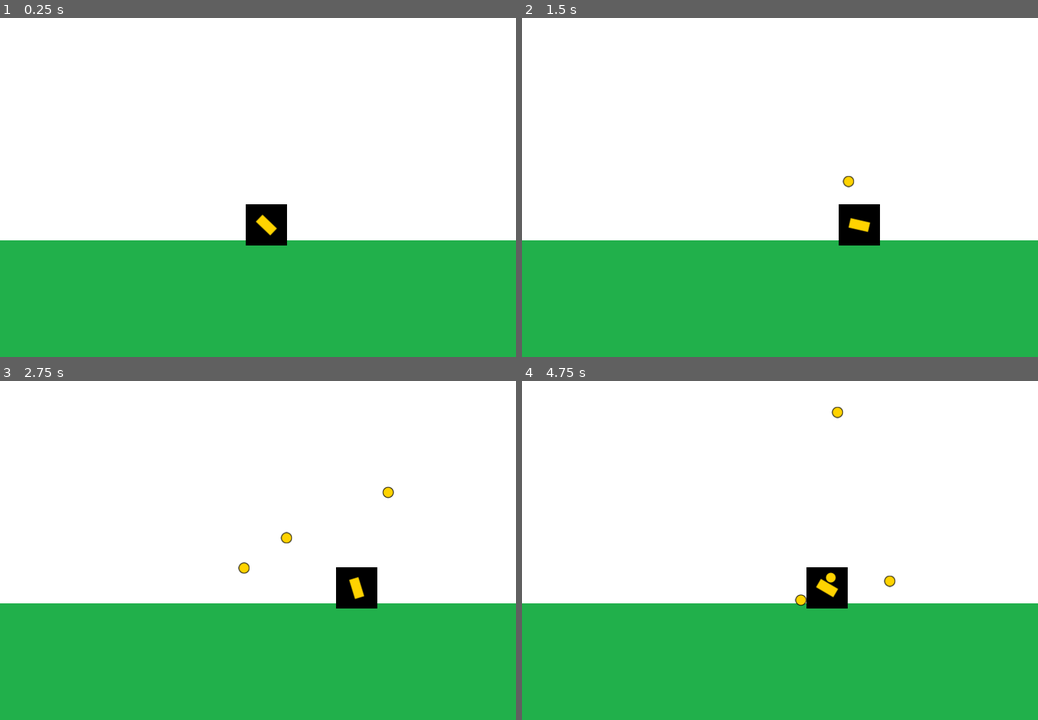
Above: before the commit, frames 1-4 (two rows, left to right).
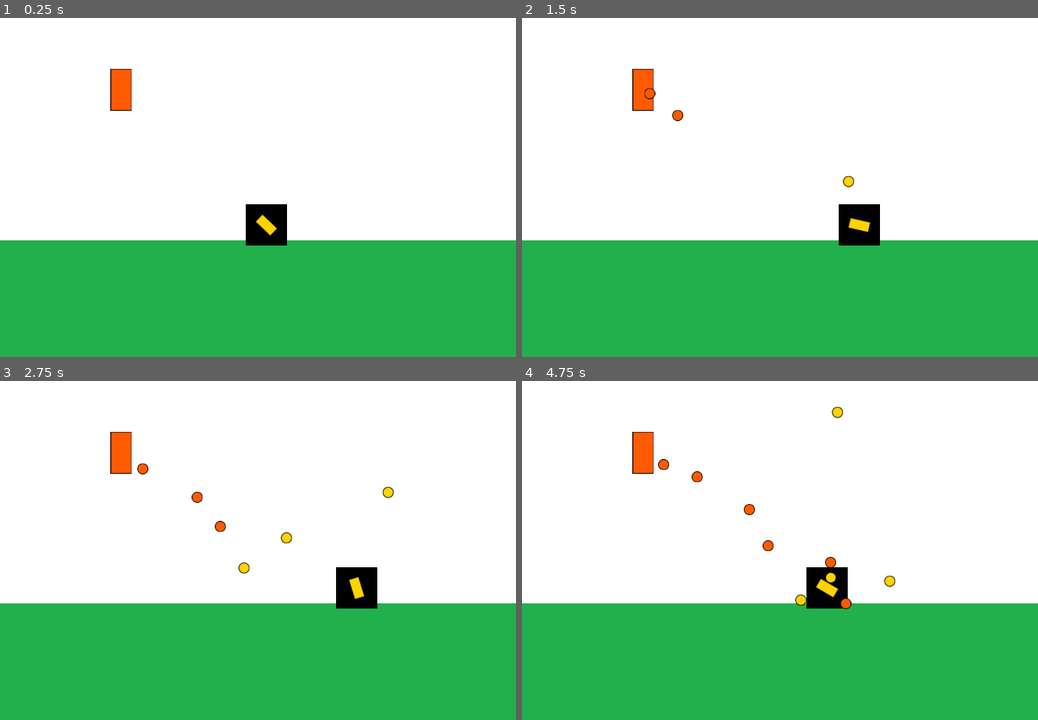
Above: after the commit, the same moments.

Repository: pasqualegabriel/VideoJuegos
Game: Godot game, scene res://Main.tscn
Two runs of this game, one before a commit and one after it. Both use one fixed random seed, a clock stepped at 60 frames per second and the inputs below.
Inputs (mouse positions are in pixels of both pictures, inside the frame that each line leads up to):
- Up to frame 1 (0.25 s): no input
- Up to frame 2 (1.5 s): tap Enter at 0.5 s; move the mouse to (893, 143) at 0.52 s; hold D (move_right) 0.53-1.28 s; click (893, 143) at 0.6 s; tap X (shoot, bound only after the commit) at 0.8, 1.35 s; move the mouse to (676, 184) at 1.27 s; hold A (move_left) from 1.28 s (still down)
- Up to frame 3 (2.75 s): click (154, 547) at 1.55 s; move the mouse to (309, 442) at 2.02 s; release A (move_left) at 2.03 s; hold D (move_right) from 2.03 s (still down); click (309, 442) at 2.1 s; tap X (shoot, bound only after the commit) at 2.3 s
- Up to frame 4 (4.75 s): move the mouse to (754, 604) at 2.77 s; tap X (shoot, bound only after the commit) at 2.85, 3.8, 4.35 s; click (754, 604) at 3.05 s; move the mouse to (934, 584) at 3.52 s; release D (move_right) at 3.53 s; hold A (move_left) from 3.53 s (still down); click (934, 584) at 3.6 s; move the mouse to (625, 469) at 4.27 s; click (625, 469) at 4.55 s

The runs differ from the first frame. In frame 1, 0.5% of the frame differs, in the area x 21-26%, y 15-28%; in frame 2, 0.6%; in frame 3, 0.7%; in frame 4, 0.9%, in the area x 21-64%, y 15-68%.

Commit message:
primer torreta

Diff:
--- a/Entrega3/Main.gd
+++ b/Entrega3/Main.gd
@@ -1,6 +1,11 @@
 extends Node
 
 onready var player = $Player
+onready var turret = $Turret
 
 func _ready():
 	player.initialize(self)
+	turret.initialize(self, player.position)
+
+func set_player_position(position):
+	turret.set_player_position(position)
--- a/Entrega3/Main.tscn
+++ b/Entrega3/Main.tscn
@@ -1,9 +1,10 @@
-[gd_scene load_steps=5 format=2]
+[gd_scene load_steps=6 format=2]
 
 [ext_resource path="res://entities/player/Player.tscn" type="PackedScene" id=1]
 [ext_resource path="res://assets/textures/background.png" type="Texture" id=2]
 [ext_resource path="res://assets/textures/floor.png" type="Texture" id=3]
 [ext_resource path="res://Main.gd" type="Script" id=4]
+[ext_resource path="res://entities/turret/Turret.tscn" type="PackedScene" id=5]
 
 [node name="Main" type="Node"]
 script = ExtResource( 4 )
@@ -29,3 +30,6 @@
 
 [node name="Player" parent="." instance=ExtResource( 1 )]
 position = Vector2( 413.003, 395.272 )
+
+[node name="Turret" parent="." instance=ExtResource( 5 )]
+position = Vector2( 187.98, 185.307 )
--- a/Entrega3/Projectile.gd
+++ b/Entrega3/Projectile.gd
@@ -11,10 +11,8 @@
 	direction = fire_direction
 	timer.start()
 
-
 func _physics_process(delta):
 	position += direction * speed * delta
-
 
 func _on_DeleteTimer_timeout():
 	get_parent().remove_child(self)
--- a/Entrega3/entities/player/Arm.gd
+++ b/Entrega3/entities/player/Arm.gd
@@ -10,8 +10,3 @@
 	var new_projectile = projectile_scene.instance()
 	container.add_child(new_projectile)
 	new_projectile.initialize((fire_position.global_position - global_position).normalized(), fire_position.global_position)
-
-
-# Called every frame. 'delta' is the elapsed time since the previous frame.
-#func _process(delta):
-#	pass
--- a/Entrega3/entities/player/Player.gd
+++ b/Entrega3/entities/player/Player.gd
@@ -4,28 +4,23 @@
 
 var speed = 200 #Pixeles
 
+var container:Node
+
 func initialize(projectile_container):
+	container = projectile_container
 	arm.container = projectile_container
 
 func _physics_process(delta):
-	# Manera básica
-	# var direction:int = 0
-	# if Input.is_action_pressed("move_left"):
-	# 	direction = -1
-	# elif Input.is_action_pressed("move_right"):
-	# 	direction = 1
-
-	#position.x += direction * speed * delta
-
-	#var mouse_position:Vector2 = get_global_mouse_position()
-	#mouse_position - arm.global_position
-
 	var mouse_position:Vector2 = get_local_mouse_position()
 	arm.rotation = mouse_position.normalized().angle() #deg2rad(90)
 	if Input.is_action_just_pressed("fire"):
 		arm._fire()
 
-	# Manera optimizada
-	var direction_optimized:int = int(Input.is_action_pressed("move_right")) - int(Input.is_action_pressed("move_left"))
+	var right := Input.is_action_pressed("move_right")
+	var left := Input.is_action_pressed("move_left")
+	var direction_optimized:int = int(right) - int(left)
 
 	position.x += direction_optimized * speed * delta
+
+	if right or left:
+		container.set_player_position(position)
--- /dev/null
+++ b/Entrega3/entities/turret/Turret.gd
@@ -0,0 +1,29 @@
+extends Sprite
+
+var speed = 200 #Pixeles
+
+onready var turret_fire_position = $TurretFirePosition
+
+export (PackedScene) var turret_projectile_scene:PackedScene
+
+var container:Node
+
+var player_position:Vector2
+
+func set_player_position(new_player_position):
+	player_position = new_player_position
+
+func initialize(projectile_container, player_start_position):
+	container = projectile_container
+	player_position = player_start_position
+
+func _fire():
+	var new_projectile = turret_projectile_scene.instance()
+	container.add_child(new_projectile)
+	var fire_direction = (player_position - global_position).normalized()
+	var initial_direction = turret_fire_position.global_position
+	new_projectile.initialize(fire_direction, initial_direction)
+
+func _physics_process(delta):
+	if Input.is_action_just_pressed("shoot"):
+		_fire()
--- /dev/null
+++ b/Entrega3/entities/turret/Turret.tscn
@@ -0,0 +1,12 @@
+[gd_scene load_steps=4 format=2]
+
+[ext_resource path="res://assets/textures/turret.png" type="Texture" id=1]
+[ext_resource path="res://entities/turret/Turret.gd" type="Script" id=2]
+[ext_resource path="res://entities/turret/TurretProjectile.tscn" type="PackedScene" id=3]
+
+[node name="Turret" type="Sprite"]
+texture = ExtResource( 1 )
+script = ExtResource( 2 )
+turret_projectile_scene = ExtResource( 3 )
+
+[node name="TurretFirePosition" type="Position2D" parent="."]
--- /dev/null
+++ b/Entrega3/entities/turret/TurretProjectile.tscn
@@ -0,0 +1,12 @@
+[gd_scene load_steps=3 format=2]
+
+[ext_resource path="res://entities/Projectile.tscn" type="PackedScene" id=1]
+[ext_resource path="res://assets/textures/proyectile_turret.png" type="Texture" id=2]
+
+[node name="TurretProjectile" instance=ExtResource( 1 )]
+
+[node name="Sprite" parent="." index="0"]
+texture = ExtResource( 2 )
+
+[node name="DeleteTimer" parent="." index="1"]
+wait_time = 5.0
--- a/Entrega3/project.godot
+++ b/Entrega3/project.godot
@@ -41,6 +41,11 @@
 "events": [ Object(InputEventMouseButton,"resource_local_to_scene":false,"resource_name":"","device":0,"alt":false,"shi …(212 unchanged characters)…
  ]
 }
+shoot={
+"deadzone": 0.5,
+"events": [ Object(InputEventKey,"resource_local_to_scene":false,"resource_name":"","device":0,"alt":false,"shift":false,"control":false,"meta":false,"command":false,"pressed":false,"scancode":88,"unicode":0,"echo":false,"script":null)
+ ]
+}
 
 [rendering]
 
